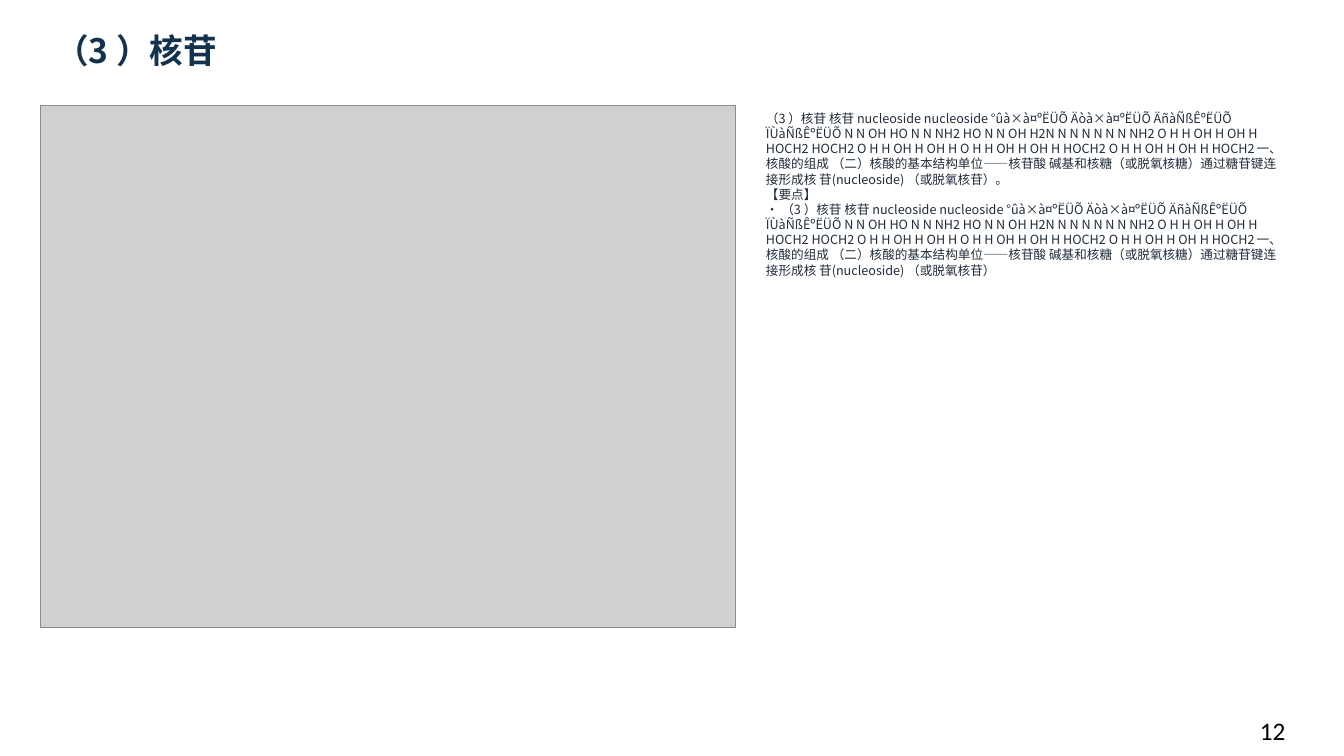
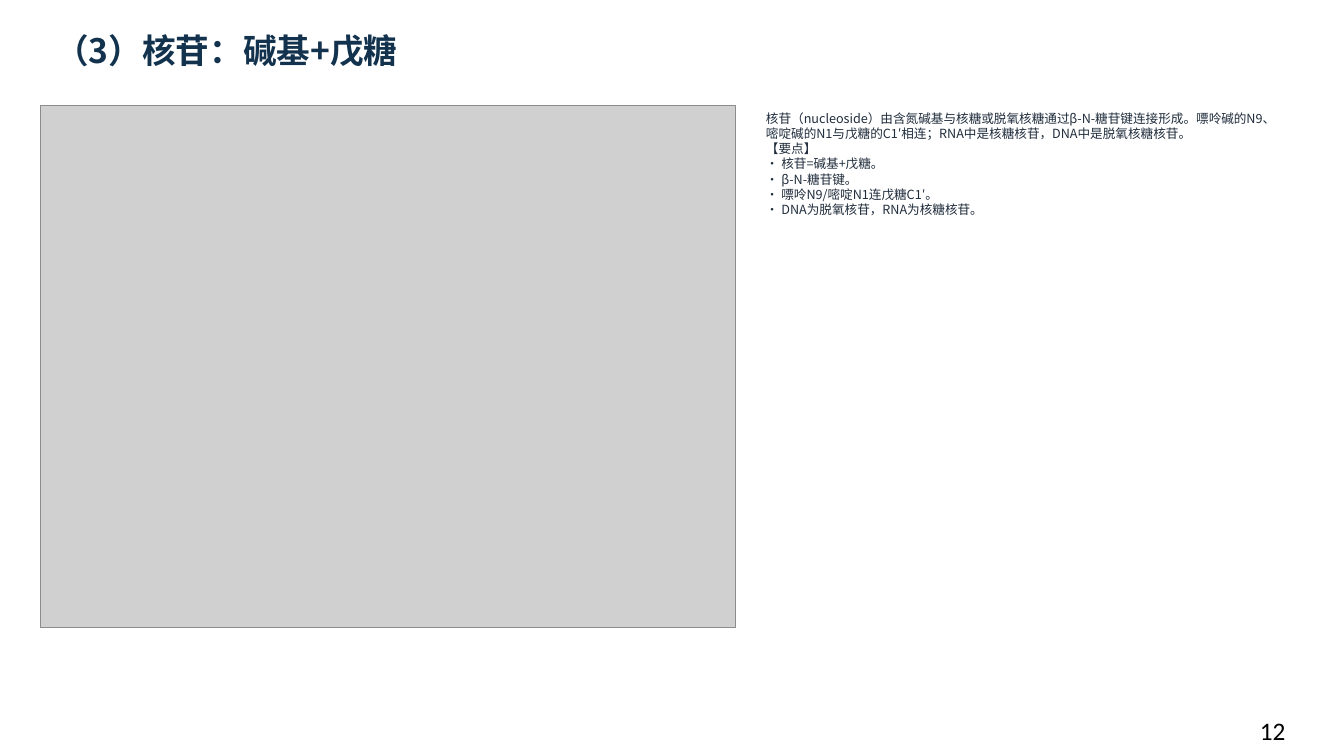
Before and after one commit to newkan-li/Biochemistry, a slide deck: slide 12 of downloads/bc11-ai-style.pptx. Drawn at 1344x756 pixels with LibreOffice and Linux fonts; fonts in the diff are those of the drawing; grey boxes stand for pictures. Boxes give left, top, right and bottom in pixels: in the first picture for what was removed or moved away, otherwise in the second. Text is boxed around its words. In the diff, an @@ line names an element or a change of style, - is before the commit and + after.

```diff
--- a/downloads/bc11-ai-style.pptx
+++ b/downloads/bc11-ai-style.pptx
@@ text at bbox=[55, 34, 397, 67]: text changed @@
-（3 ）核苷
+（3）核苷：碱基+戊糖
@@ text at bbox=[766, 112, 1275, 215]: text changed @@
-（3 ）核苷 核苷 nucleoside nucleoside °ûà×à¤ºËÜÕ Äòà×à¤ºËÜÕ ÄñàÑßÊºËÜÕ ÏÙàÑßÊºËÜÕ N N OH HO N N NH2 HO N N OH H2N N N N N N N NH2 O H H OH H OH H HOCH2 HOCH2 O H H OH H OH H O H H OH H OH H HOCH2 O H H OH H OH H HOCH2 一、核酸的组成 （二）核酸的基本结构单位——核苷酸 碱基和核糖（或脱氧核糖）通过糖苷键连接形成核 苷(nucleoside) （或脱氧核苷）。
-【要点】
-• （3 ）核苷 核苷 nucleoside nucleoside °ûà×à¤ºËÜÕ Äòà×à¤ºËÜÕ ÄñàÑßÊºËÜÕ ÏÙàÑßÊºËÜÕ N N OH HO N N NH2 HO N N OH H2N N N N N N N NH2 O H H OH H OH H HOCH2 HOCH2 O H H OH H OH H O H H OH H OH H HOCH2 O H H OH H OH H HOCH2 一、核酸的组成 （二）核酸的基本结构单位——核苷酸 碱基和核糖（或脱氧核糖）通过糖苷键连接形成核 苷(nucleoside) （或脱氧核苷）
+核苷（nucleoside）由含氮碱基与核糖或脱氧核糖通过β-N-糖苷键连接形成。嘌呤碱的N9、嘧啶碱的N1与戊糖的C1′相连；RNA中是核糖核苷，DNA中是脱氧核糖核苷。
+【要点】
+• 核苷=碱基+戊糖。
+• β-N-糖苷键。
+• 嘌呤N9/嘧啶N1连戊糖C1′。
+• DNA为脱氧核苷，RNA为核糖核苷。
```
Also in this commit, not shown: 1 other slide changed, 6 other files.
